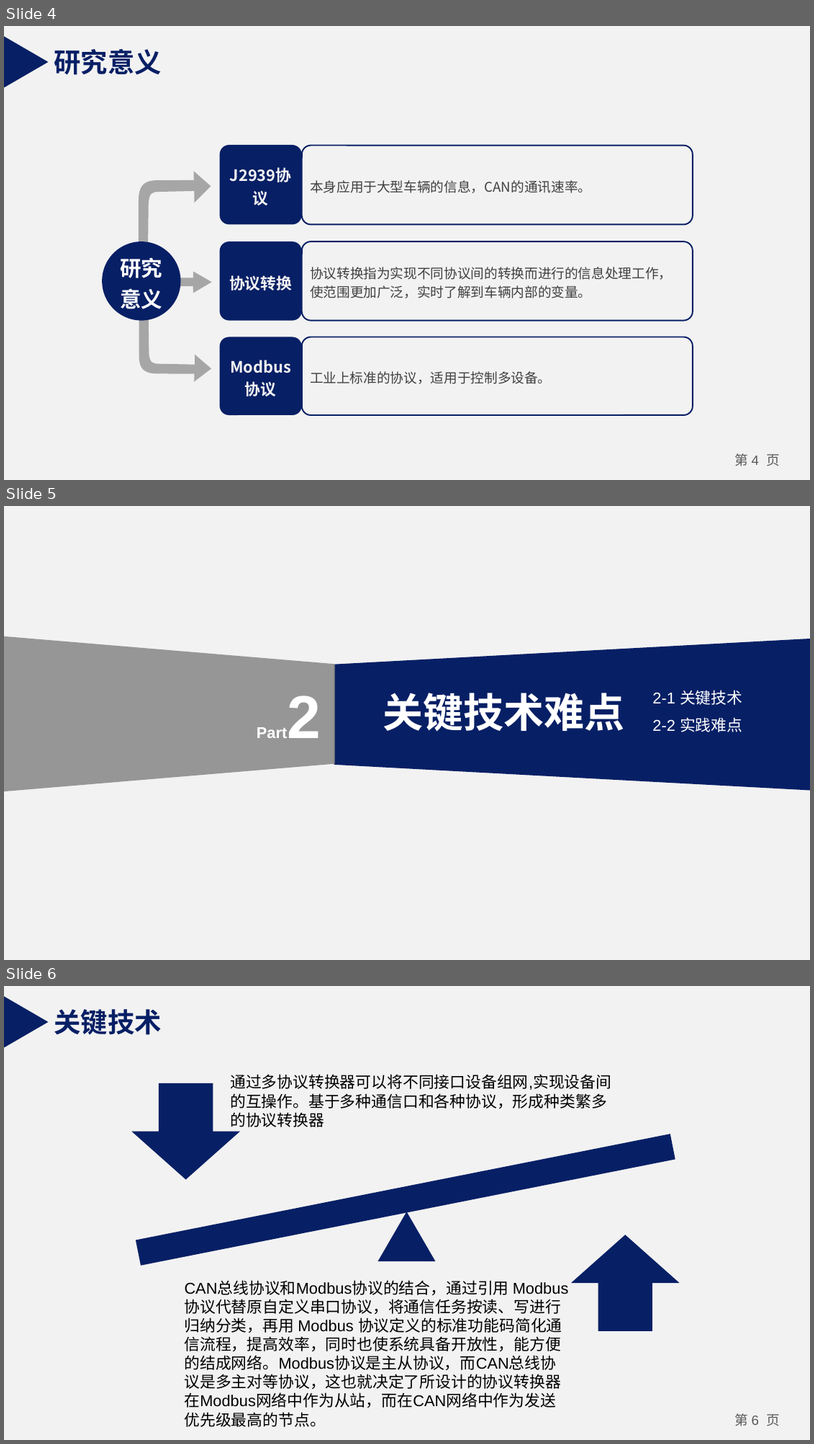
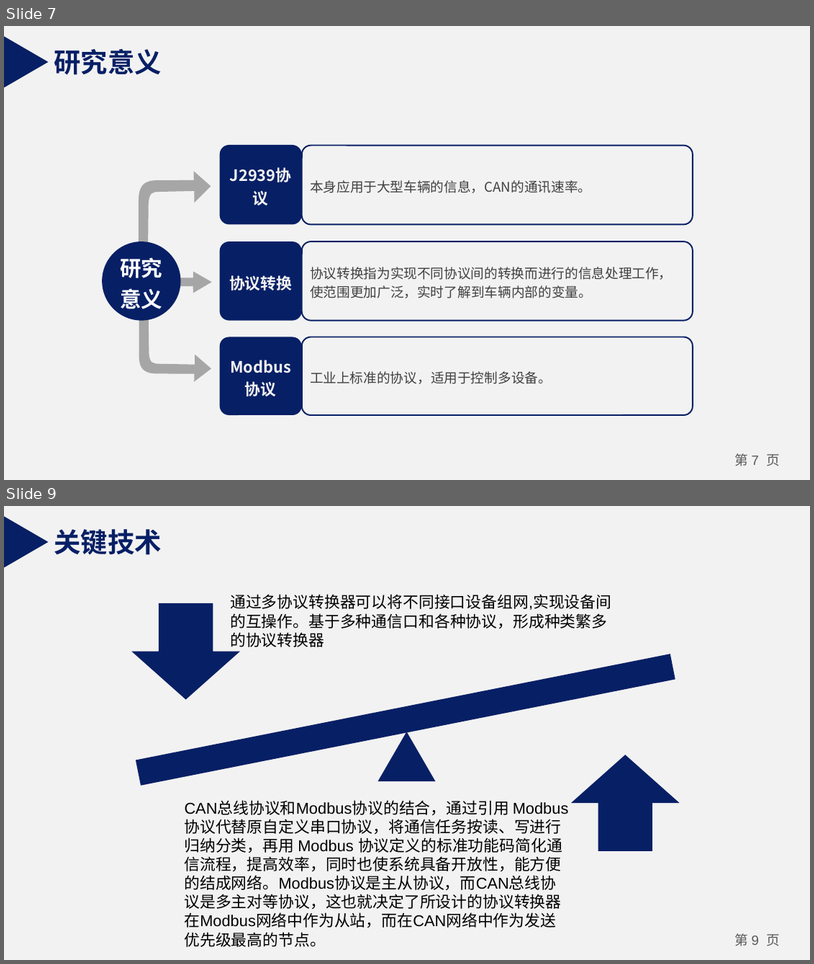
Before and after one commit to zhangjialu1996/20151104829-zjl, a slide deck: 20151104829-zjl-stm32协议转换设计与实现/20151104829张家禄-开题报告.pptx. Shown one above the other, each under a label of ours: slides 4, 5 and 6 before the commit, slides 7 and 9 after it; the slides between them are not shown. The pictures are 814x1444 and 814x964 pixels, drawn with LibreOffice and Linux fonts; fonts in the diff are those of the drawing. Boxes give left, top, right and bottom in pixels: in the first picture for what was removed or moved away, otherwise in the second. Text is boxed around its words. In the diff, an @@ line names an element or a change of style, - is before the commit and + after.

```diff
--- a/20151104829-zjl-stm32协议转换设计与实现/20151104829张家禄-开题报告.pptx
+++ b/20151104829-zjl-stm32协议转换设计与实现/20151104829张家禄-开题报告.pptx
@@ slide 5 removed at [4, 506, 810, 960], background #F2F2F2 @@
@@ trapezoid removed at [4, 636, 335, 791] @@
@@ trapezoid removed at [334, 638, 810, 790] @@
@@ text removed at [251, 675, 327, 754] @@
-Part2
@@ text removed at [383, 692, 625, 731] @@
-关键技术难点
@@ text removed at [653, 690, 743, 705] @@
-2-1 关键技术
@@ text removed at [653, 717, 743, 732] @@
-2-2 实践难点
@@ what was slide 4 is now slide 7 @@
@@ page number at [736, 453, 780, 466]: text changed @@
-第 4 页
+第 7 页
@@ what was slide 6 is now slide 9 @@
@@ page number at [736, 933, 780, 946]: text changed @@
-第 6 页
+第 9 页
```
Also in this commit, not shown: 4 slides changed, 5 slides added, 2 other slides removed, 1 other file.
